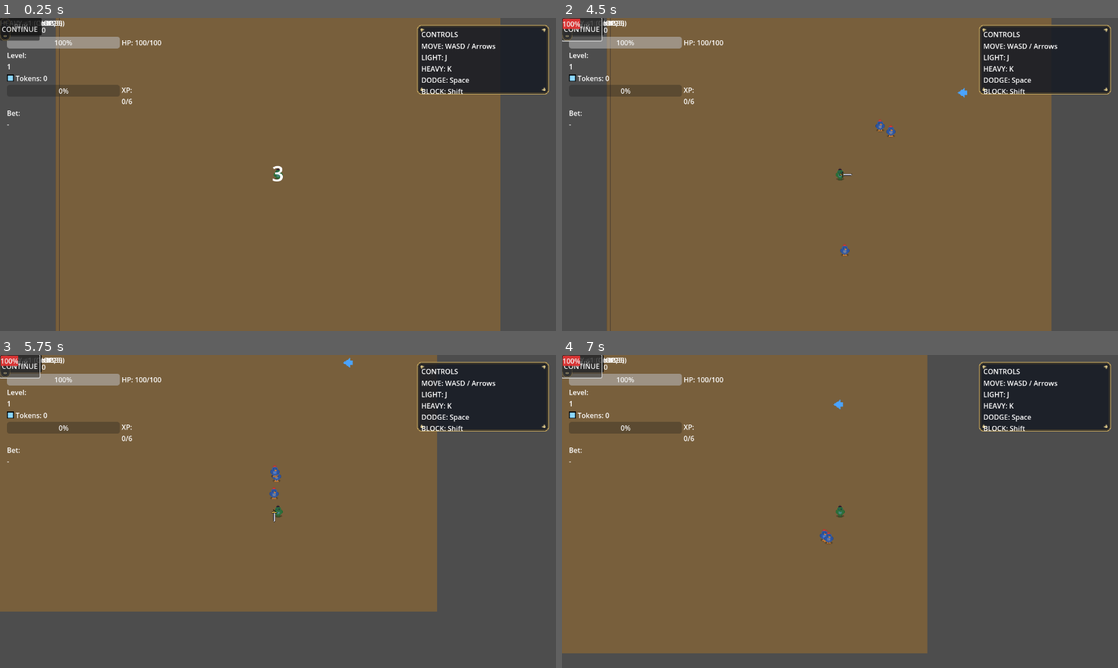
Above: before the commit, frames 1-4 (two rows, left to right).
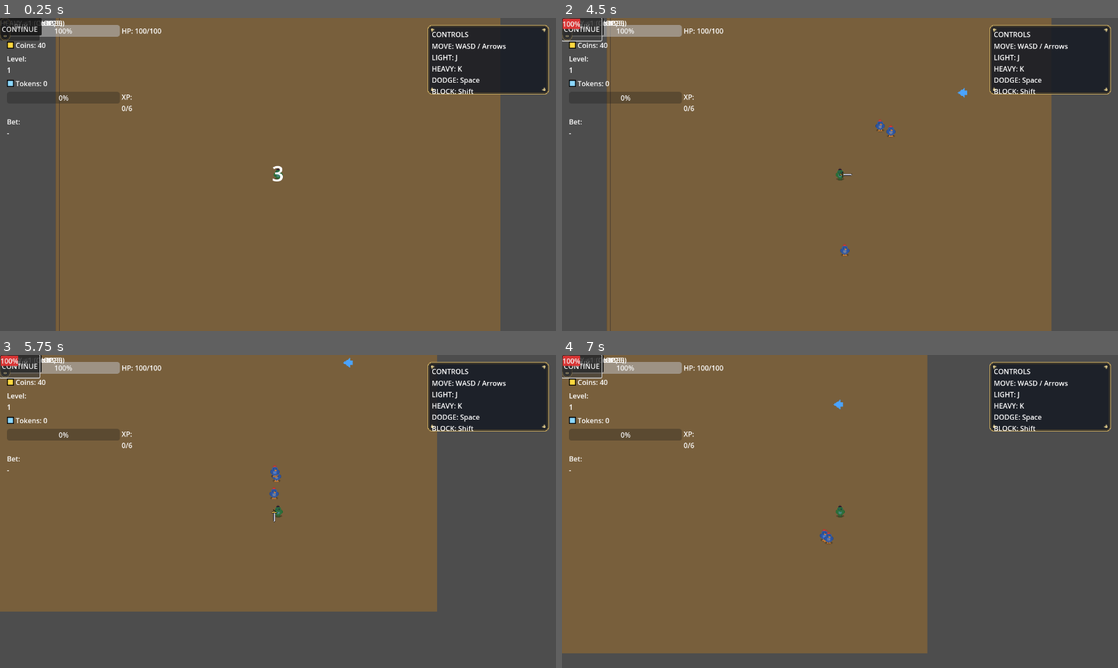
Above: after the commit, the same moments.

Repository: Faratas410/Gallicus-2.0
Game: Godot game, scene res://scenes/Main.tscn
Same seed, same stepped clock (60 frames per second), same inputs: the game is played once before the commit and once after it.
Inputs:
- Up to frame 1 (0.25 s): no input
- Up to frame 2 (4.5 s): click "CONTINUE" at 0.5 s; click "CONTINUE" at 1.25 s; click "BUY" at 2 s; click "BUY" at 2.75 s; click "BUY" at 3.5 s; tap Enter at 4.25 s; hold D (move_right) from 4.28 s (still down); tap K (attack_heavy) at 4.35 s
- Up to frame 3 (5.75 s): release D (move_right) at 5.03 s; hold S (move_down) from 5.03 s (still down); tap J (attack_light) at 5.1 s
- Up to frame 4 (7 s): release S (move_down) at 5.78 s; hold D (move_right) 5.78-6.53 s; hold L (block) 5.78-6.53 s; hold W (move_up) from 6.53 s (still down); tap Space (dodge) at 6.6 s

The runs differ from the first frame. In frame 1, 3.3% of the frame differs, in the area x 1-91%, y 2-38%; in frame 2, 3.4%; in frame 3, 3.7%; in frame 4, 3.7%.

Commit message:
Fix enemy health bar world-to-screen transform

Diff:
--- a/scenes/UI.tscn
+++ b/scenes/UI.tscn
@@ -48,79 +48,87 @@
 offset_right = -16.0
 offset_bottom = -16.0
 
-[node name="HUDVBox" type="VBoxContainer" parent="HUD/SafeMargin"]
-anchor_left = 0.0
-anchor_top = 0.0
-anchor_right = 1.0
-anchor_bottom = 1.0
-size_flags_horizontal = 3
-
-[node name="CoinsRow" type="HBoxContainer" parent="HUD/SafeMargin/HUDVBox"]
-size_flags_horizontal = 3
-
-[node name="CoinIcon" type="TextureRect" parent="HUD/SafeMargin/HUDVBox/CoinsRow"]
-custom_minimum_size = Vector2(16, 16)
-expand_mode = 1
-stretch_mode = 5
-
-[node name="CoinsLabel" type="Label" parent="HUD/SafeMargin/HUDVBox/CoinsRow"]
-autowrap_mode = 2
-size_flags_horizontal = 3
-text = "Coins: 0"
-
-[node name="PlayerHPRow" type="HBoxContainer" parent="HUD/SafeMargin/HUDVBox"]
-size_flags_horizontal = 3
-
-[node name="PlayerHPBar" type="ProgressBar" parent="HUD/SafeMargin/HUDVBox/PlayerHPRow"]
+[node name="TopRow" type="HBoxContainer" parent="HUD/SafeMargin"]
+anchor_left = 0.0
+anchor_top = 0.0
+anchor_right = 1.0
+anchor_bottom = 1.0
+size_flags_horizontal = 3
+
+[node name="LeftColumn" type="VBoxContainer" parent="HUD/SafeMargin/TopRow"]
+custom_minimum_size = Vector2(360, 0)
+size_flags_horizontal = 3
+theme_override_constants/separation = 8
+
+[node name="PlayerHPRow" type="HBoxContainer" parent="HUD/SafeMargin/TopRow/LeftColumn"]
+size_flags_horizontal = 3
+
+[node name="PlayerHPBar" type="ProgressBar" parent="HUD/SafeMargin/TopRow/LeftColumn/PlayerHPRow"]
 custom_minimum_size = Vector2(260, 16)
 min_value = 0.0
 max_value = 10.0
 value = 10.0
 
-[node name="PlayerHPLabel" type="Label" parent="HUD/SafeMargin/HUDVBox/PlayerHPRow"]
+[node name="PlayerHPLabel" type="Label" parent="HUD/SafeMargin/TopRow/LeftColumn/PlayerHPRow"]
 autowrap_mode = 2
 size_flags_horizontal = 3
 text = "HP: -/-"
 
-[node name="LevelRow" type="HBoxContainer" parent="HUD/SafeMargin/HUDVBox"]
-size_flags_horizontal = 3
-
-[node name="LevelLabel" type="Label" parent="HUD/SafeMargin/HUDVBox/LevelRow"]
-autowrap_mode = 2
-text = "Level: 1"
-
-[node name="TokensRow" type="HBoxContainer" parent="HUD/SafeMargin/HUDVBox"]
-size_flags_horizontal = 3
-
-[node name="TokenIcon" type="TextureRect" parent="HUD/SafeMargin/HUDVBox/TokensRow"]
+[node name="CoinsRow" type="HBoxContainer" parent="HUD/SafeMargin/TopRow/LeftColumn"]
+size_flags_horizontal = 3
+
+[node name="CoinIcon" type="TextureRect" parent="HUD/SafeMargin/TopRow/LeftColumn/CoinsRow"]
 custom_minimum_size = Vector2(16, 16)
 expand_mode = 1
 stretch_mode = 5
 
-[node name="TokensLabel" type="Label" parent="HUD/SafeMargin/HUDVBox/TokensRow"]
+[node name="CoinsLabel" type="Label" parent="HUD/SafeMargin/TopRow/LeftColumn/CoinsRow"]
+autowrap_mode = 2
+size_flags_horizontal = 3
+text = "Coins: 0"
+
+[node name="LevelRow" type="HBoxContainer" parent="HUD/SafeMargin/TopRow/LeftColumn"]
+size_flags_horizontal = 3
+
+[node name="LevelLabel" type="Label" parent="HUD/SafeMargin/TopRow/LeftColumn/LevelRow"]
+autowrap_mode = 2
+text = "Level: 1"
+
+[node name="TokensRow" type="HBoxContainer" parent="HUD/SafeMargin/TopRow/LeftColumn"]
+size_flags_horizontal = 3
+
+[node name="TokenIcon" type="TextureRect" parent="HUD/SafeMargin/TopRow/LeftColumn/TokensRow"]
+custom_minimum_size = Vector2(16, 16)
+expand_mode = 1
+stretch_mode = 5
+
+[node name="TokensLabel" type="Label" parent="HUD/SafeMargin/TopRow/LeftColumn/TokensRow"]
 autowrap_mode = 2
 size_flags_horizontal = 3
 text = "Tokens: 0"
 
-[node name="XPRow" type="HBoxContainer" parent="HUD/SafeMargin/HUDVBox"]
-size_flags_horizontal = 3
-
-[node name="XPBar" type="ProgressBar" parent="HUD/SafeMargin/HUDVBox/XPRow"]
+[node name="XPRow" type="HBoxContainer" parent="HUD/SafeMargin/TopRow/LeftColumn"]
+size_flags_horizontal = 3
+
+[node name="XPBar" type="ProgressBar" parent="HUD/SafeMargin/TopRow/LeftColumn/XPRow"]
 custom_minimum_size = Vector2(260, 14)
 min_value = 0.0
 max_value = 6.0
 value = 0.0
 
-[node name="XPLabel" type="Label" parent="HUD/SafeMargin/HUDVBox/XPRow"]
+[node name="XPLabel" type="Label" parent="HUD/SafeMargin/TopRow/LeftColumn/XPRow"]
 autowrap_mode = 2
 text = "XP: 0/6"
 
-[node name="BetRow" type="HBoxContainer" parent="HUD/SafeMargin/HUDVBox"]
-size_flags_horizontal = 3
-
-[node name="BetInfoLabel" type="Label" parent="HUD/SafeMargin/HUDVBox/BetRow"]
+[node name="BetRow" type="HBoxContainer" parent="HUD/SafeMargin/TopRow/LeftColumn"]
+size_flags_horizontal = 3
+
+[node name="BetInfoLabel" type="Label" parent="HUD/SafeMargin/TopRow/LeftColumn/BetRow"]
 autowrap_mode = 2
 text = "Bet: -"
+
+[node name="RightColumn" type="VBoxContainer" parent="HUD/SafeMargin/TopRow"]
+size_flags_horizontal = 8
 
 [node name="LevelUpPopup" type="Label" parent="HUD"]
 visible = false
@@ -216,10 +224,10 @@
 offset_top = 0.0
 offset_right = 0.0
 offset_bottom = 0.0
-theme_override_constants/margin_left = 0
-theme_override_constants/margin_top = 0
-theme_override_constants/margin_right = 0
-theme_override_constants/margin_bottom = 0
+theme_override_constants/margin_left = 40
+theme_override_constants/margin_top = 190
+theme_override_constants/margin_right = 40
+theme_override_constants/margin_bottom = 40
 
 [node name="UpgradeVBox" type="VBoxContainer" parent="Modals/ModalCenter/UpgradePanel/UpgradeContentArea"]
 anchor_right = 1.0
@@ -230,6 +238,7 @@
 offset_bottom = 0.0
 size_flags_horizontal = 3
 size_flags_vertical = 3
+theme_override_constants/separation = 10
 
 [node name="UpgradeTitle" type="Label" parent="Modals/ModalCenter/UpgradePanel/UpgradeContentArea/UpgradeVBox"]
 text = "UPGRADE SHOP"
@@ -239,6 +248,7 @@
 
 [node name="UpgradeRows" type="VBoxContainer" parent="Modals/ModalCenter/UpgradePanel/UpgradeContentArea/UpgradeVBox"]
 size_flags_horizontal = 3
+theme_override_constants/separation = 8
 
 [node name="UpgradeHPRow" type="PanelContainer" parent="Modals/ModalCenter/UpgradePanel/UpgradeContentArea/UpgradeVBox/UpgradeRows"]
 custom_minimum_size = Vector2(0, 52)
@@ -439,22 +449,14 @@
 one_shot = false
 autostart = false
 
-[node name="ControlsHintPanel" type="Panel" parent="HUD"]
+[node name="ControlsHintPanel" type="Panel" parent="HUD/SafeMargin/TopRow/RightColumn"]
 visible = true
 mouse_filter = 2
-anchor_left = 1.0
-anchor_top = 0.0
-anchor_right = 1.0
-anchor_bottom = 0.0
-offset_left = -320.0
-offset_top = 16.0
-offset_right = -16.0
-offset_bottom = 160.0
 clip_contents = true
 custom_minimum_size = Vector2(280, 160)
 theme_override_styles/panel = SubResource("StyleBoxTexture_1")
 
-[node name="ControlsVBox" type="VBoxContainer" parent="HUD/ControlsHintPanel"]
+[node name="ControlsVBox" type="VBoxContainer" parent="HUD/SafeMargin/TopRow/RightColumn/ControlsHintPanel"]
 anchor_right = 1.0
 anchor_bottom = 1.0
 offset_left = 10.0
@@ -462,10 +464,10 @@
 offset_right = -10.0
 offset_bottom = -10.0
 
-[node name="ControlsTitle" type="Label" parent="HUD/ControlsHintPanel/ControlsVBox"]
+[node name="ControlsTitle" type="Label" parent="HUD/SafeMargin/TopRow/RightColumn/ControlsHintPanel/ControlsVBox"]
 autowrap_mode = 2
 text = "CONTROLS"
 
-[node name="ControlsText" type="Label" parent="HUD/ControlsHintPanel/ControlsVBox"]
+[node name="ControlsText" type="Label" parent="HUD/SafeMargin/TopRow/RightColumn/ControlsHintPanel/ControlsVBox"]
 autowrap_mode = 2
 text = "MOVE: WASD / Arrows\nLIGHT: J\nHEAVY: K\nDODGE: Space\nBLOCK: Shift"
--- a/scripts/ui/enemy_health_bar.gd
+++ b/scripts/ui/enemy_health_bar.gd
@@ -49,9 +49,10 @@
 			bar_size = custom_minimum_size
 	var offset: Vector2 = -(bar_size * 0.5)
 	var pos: Vector2 = screen_pos + offset
-	var viewport_rect: Rect2 = get_viewport().get_visible_rect()
-	var vp_size: Vector2 = viewport_rect.size
-	var pad: float = 2.0
-	pos.x = clampf(pos.x, pad, vp_size.x - bar_size.x - pad)
-	pos.y = clampf(pos.y, pad, vp_size.y - bar_size.y - pad)
+	if bar_size != Vector2.ZERO:
+		var viewport_rect: Rect2 = get_viewport().get_visible_rect()
+		var vp_size: Vector2 = viewport_rect.size
+		var pad: float = 2.0
+		pos.x = clampf(pos.x, pad, vp_size.x - bar_size.x - pad)
+		pos.y = clampf(pos.y, pad, vp_size.y - bar_size.y - pad)
 	global_position = pos
--- a/scripts/ui/ui_root.gd
+++ b/scripts/ui/ui_root.gd
@@ -3,19 +3,19 @@
 const FAST_SELECTION_SECONDS: int = 12
 const UPGRADE_FLASH_TIME: float = 0.10
 
-@onready var coins_label: Label = get_node_or_null("HUD/SafeMargin/HUDVBox/CoinsRow/CoinsLabel") as Label
-@onready var tokens_label: Label = get_node_or_null("HUD/SafeMargin/HUDVBox/TokensRow/TokensLabel") as Label
-@onready var level_label: Label = get_node_or_null("HUD/SafeMargin/HUDVBox/LevelRow/LevelLabel") as Label
-@onready var bet_info_label: Label = get_node_or_null("HUD/SafeMargin/HUDVBox/BetRow/BetInfoLabel") as Label
-@onready var xp_bar: ProgressBar = get_node_or_null("HUD/SafeMargin/HUDVBox/XPRow/XPBar") as ProgressBar
-@onready var xp_label: Label = get_node_or_null("HUD/SafeMargin/HUDVBox/XPRow/XPLabel") as Label
-@onready var player_hp_bar: ProgressBar = get_node_or_null("HUD/SafeMargin/HUDVBox/PlayerHPRow/PlayerHPBar") as ProgressBar
-@onready var player_hp_label: Label = get_node_or_null("HUD/SafeMargin/HUDVBox/PlayerHPRow/PlayerHPLabel") as Label
+@onready var coins_label: Label = get_node_or_null("HUD/SafeMargin/TopRow/LeftColumn/CoinsRow/CoinsLabel") as Label
+@onready var tokens_label: Label = get_node_or_null("HUD/SafeMargin/TopRow/LeftColumn/TokensRow/TokensLabel") as Label
+@onready var level_label: Label = get_node_or_null("HUD/SafeMargin/TopRow/LeftColumn/LevelRow/LevelLabel") as Label
+@onready var bet_info_label: Label = get_node_or_null("HUD/SafeMargin/TopRow/LeftColumn/BetRow/BetInfoLabel") as Label
+@onready var xp_bar: ProgressBar = get_node_or_null("HUD/SafeMargin/TopRow/LeftColumn/XPRow/XPBar") as ProgressBar
+@onready var xp_label: Label = get_node_or_null("HUD/SafeMargin/TopRow/LeftColumn/XPRow/XPLabel") as Label
+@onready var player_hp_bar: ProgressBar = get_node_or_null("HUD/SafeMargin/TopRow/LeftColumn/PlayerHPRow/PlayerHPBar") as ProgressBar
+@onready var player_hp_label: Label = get_node_or_null("HUD/SafeMargin/TopRow/LeftColumn/PlayerHPRow/PlayerHPLabel") as Label
 @onready var bet_panel: Panel = _req("Modals/ModalCenter/BetPanel") as Panel
 @onready var buy_token_button: Button = get_node_or_null("Modals/ModalCenter/BetPanel/BetVBox/BuyTokenRow/BuyTokenButton") as Button
 @onready var buy_token_info: Label = get_node_or_null("Modals/ModalCenter/BetPanel/BetVBox/BuyTokenRow/BuyTokenInfo") as Label
-@onready var coins_icon: TextureRect = get_node_or_null("HUD/SafeMargin/HUDVBox/CoinsRow/CoinIcon") as TextureRect
-@onready var tokens_icon: TextureRect = get_node_or_null("HUD/SafeMargin/HUDVBox/TokensRow/TokenIcon") as TextureRect
+@onready var coins_icon: TextureRect = get_node_or_null("HUD/SafeMargin/TopRow/LeftColumn/CoinsRow/CoinIcon") as TextureRect
+@onready var tokens_icon: TextureRect = get_node_or_null("HUD/SafeMargin/TopRow/LeftColumn/TokensRow/TokenIcon") as TextureRect
 @onready var modal_dimmer: ColorRect = get_node_or_null("Modals/ModalDimmer") as ColorRect
 @onready var upgrade_panel: Panel = get_node_or_null("Modals/ModalCenter/UpgradePanel") as Panel
 @onready var upgrade_root: Control = get_node_or_null("Modals/ModalCenter/UpgradePanel") as Control
@@ -48,7 +48,7 @@
 @onready var restart_button: Button = get_node_or_null("Modals/ModalCenter/GameOverPanel/GameOverVBox/RestartButton") as Button
 @onready var next_bet_button: Button = get_node_or_null("Modals/ModalCenter/GameOverPanel/GameOverVBox/NextBetButton") as Button
 @onready var quit_button: Button = get_node_or_null("Modals/ModalCenter/GameOverPanel/GameOverVBox/QuitButton") as Button
-@onready var controls_hint_panel: Panel = get_node_or_null("HUD/ControlsHintPanel") as Panel
+@onready var controls_hint_panel: Panel = get_node_or_null("HUD/SafeMargin/TopRow/RightColumn/ControlsHintPanel") as Panel
 @onready var countdown_label: Label = get_node_or_null("Modals/CountdownLabel") as Label
 @onready var fast_countdown_label: Label = get_node_or_null("Modals/FastCountdownLabel") as Label
 @onready var fast_blink_timer: Timer = get_node_or_null("Modals/FastBlinkTimer") as Timer
@@ -582,6 +582,7 @@
 		next_bet_button.visible = true
 	if not _fast_countdown_active:
 		_reset_fast_countdown()
+	_refresh_modal_dimmer()
 
 func _on_run_started_ui() -> void:
 	_last_level = 1
@@ -619,6 +620,7 @@
 	if restart_button != null:
 		restart_button.text = "RESTART RUN"
 	_reset_fast_countdown()
+	_refresh_modal_dimmer()
 
 func _on_betting_opened() -> void:
 	if game_over_panel != null and game_over_panel.visible:
@@ -684,6 +686,7 @@
 	_reset_fast_countdown()
 	_refresh_buy_token_ui()
 	_refresh_upgrade_shop_ui()
+	_refresh_modal_dimmer()
 
 func _on_bet_ui_closed() -> void:
 	if bet_panel != null:
@@ -693,6 +696,7 @@
 	if not _fast_countdown_active:
 		_reset_fast_countdown()
 	get_viewport().gui_release_focus()
+	_refresh_modal_dimmer()
 
 func _on_bet_win_pressed() -> void:
 	_place_bet("WIN")
@@ -715,6 +719,7 @@
 
 	if GameEvents.has_signal("request_reset_run"):
 		GameEvents.request_reset_run.emit()
+	_refresh_modal_dimmer()
 
 func _request_next_bet() -> void:
 	if game_over_panel != null and game_over_panel.visible:
@@ -728,6 +733,7 @@
 		game_over_panel.visible = false
 	if GameEvents.has_signal("request_retry_run"):
 		GameEvents.request_retry_run.emit()
+	_refresh_modal_dimmer()
 
 func _on_quit_pressed() -> void:
 	get_tree().quit()
@@ -1003,38 +1009,10 @@
 	upgrade_panel.offset_right = half.x
 	upgrade_panel.offset_bottom = half.y
 
-	# Keep the interactive widgets INSIDE the painted "box" area of the background.
-	# Use ratios so it scales with resolution/viewport.
-	if upgrade_content_area != null:
-		# These ratios are tuned for ui_upgrade_panel_gallicus.png:
-		# content box starts below the rooster and ends above the bottom frame.
-		var left_r: float = 0.14
-		var right_r: float = 0.86
-		var top_r: float = 0.33
-		var bottom_r: float = 0.92
-
-		var px_left: int = int(size.x * left_r)
-		var px_right: int = int(size.x * right_r)
-		var px_top: int = int(size.y * top_r)
-		var px_bottom: int = int(size.y * bottom_r)
-
-		upgrade_content_area.anchor_left = 0.0
-		upgrade_content_area.anchor_top = 0.0
-		upgrade_content_area.anchor_right = 0.0
-		upgrade_content_area.anchor_bottom = 0.0
-		upgrade_content_area.offset_left = px_left
-		upgrade_content_area.offset_top = px_top
-		upgrade_content_area.offset_right = px_right
-		upgrade_content_area.offset_bottom = px_bottom
-
-		if upgrade_vbox != null:
-			upgrade_vbox.queue_sort()
-
 func _set_upgrade_modal(active: bool) -> void:
-	if modal_dimmer != null:
-		modal_dimmer.visible = active
 	if upgrade_panel != null:
 		upgrade_panel.visible = active
+	_refresh_modal_dimmer()
 	if active:
 		_controls_hint_was_visible = controls_hint_panel != null and controls_hint_panel.visible
 		_countdown_was_visible = countdown_label != null and countdown_label.visible
@@ -1061,7 +1039,21 @@
 		if fast_blink_timer != null and _fast_blink_was_running and _fast_countdown_active:
 			fast_blink_timer.start()
 		_upgrade_modal_active = false
+	_refresh_modal_dimmer()
 	get_viewport().gui_release_focus()
+
+func _refresh_modal_dimmer() -> void:
+	if modal_dimmer == null:
+		return
+	var active: bool = false
+	if upgrade_panel != null and upgrade_panel.visible:
+		active = true
+	if bet_panel != null and bet_panel.visible:
+		active = true
+	if game_over_panel != null and game_over_panel.visible:
+		active = true
+	modal_dimmer.visible = active
+	modal_dimmer.mouse_filter = Control.MOUSE_FILTER_STOP if active else Control.MOUSE_FILTER_IGNORE
 
 func _reset_fast_countdown() -> void:
 	_selected_bet_id = ""
